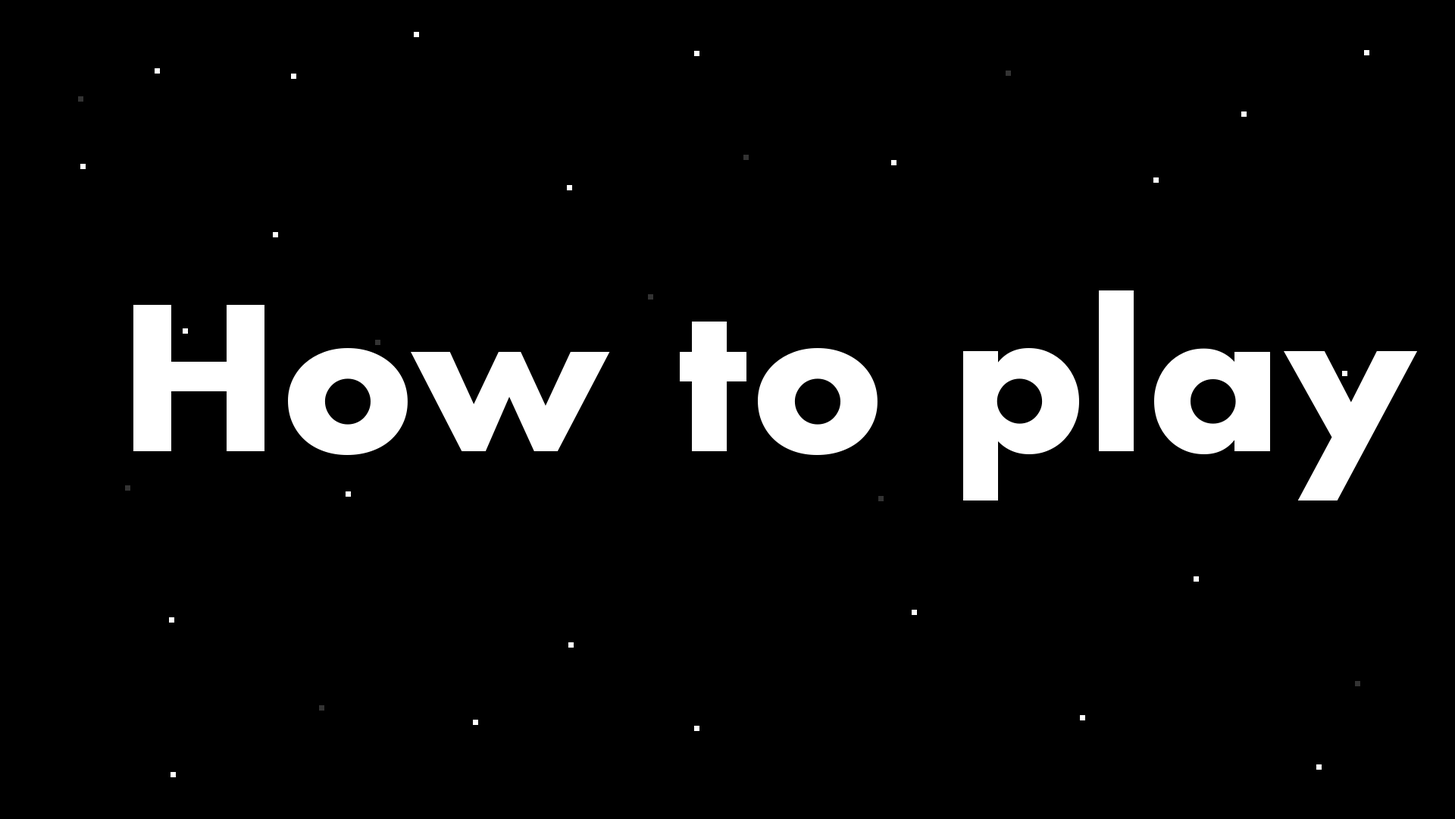
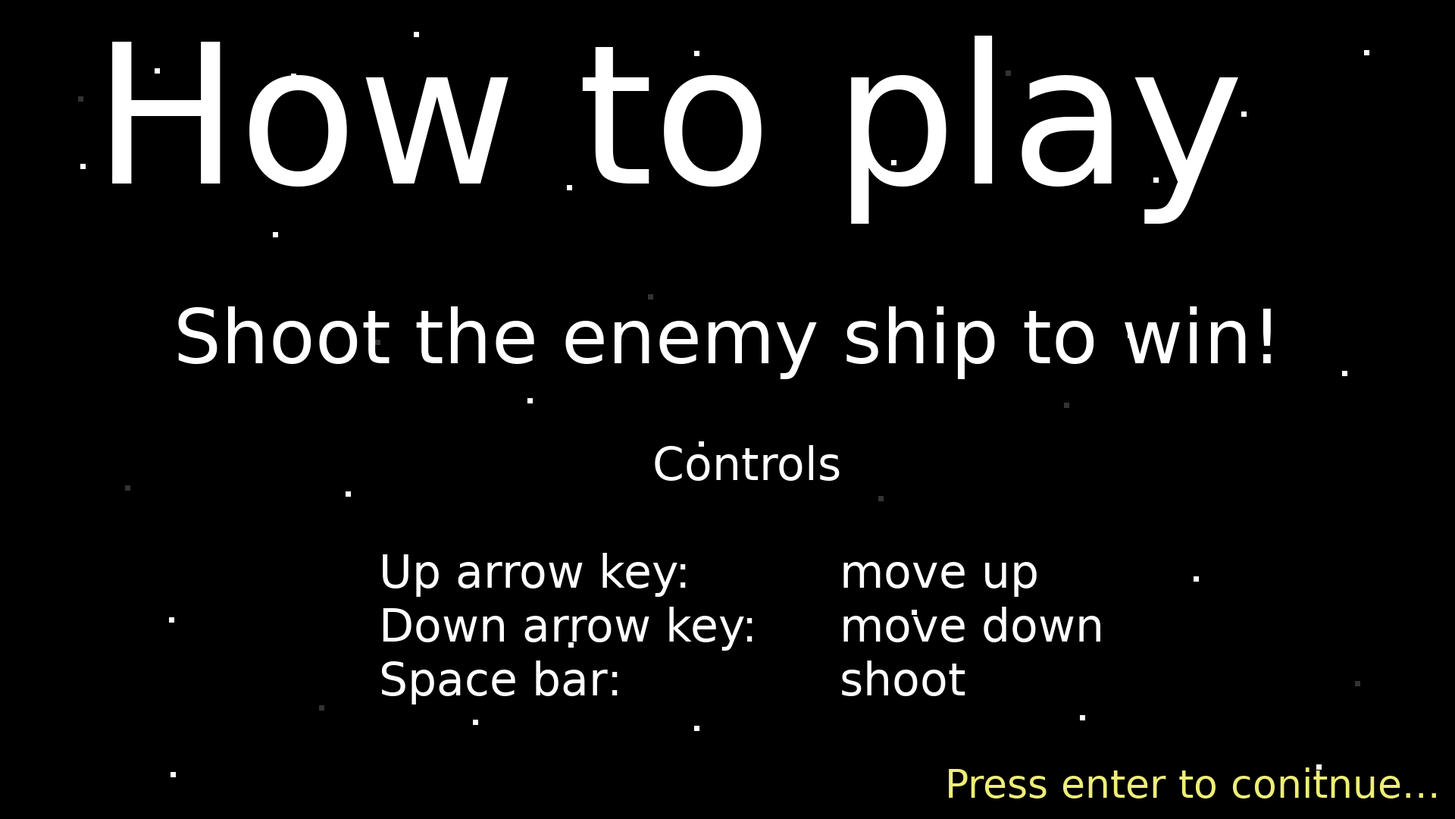
The second 1455×819 image is a revision of the first. Changes to its layers:
added layer "Press enter to conitnue..." above "Shoot the enemy ship to win!" over <box>948,767,1437,799</box>
added layer "Shoot the enemy ship to win!" above "Controls ..." over <box>178,306,1272,379</box>
added layer "Controls ..." above "How to play" over <box>381,444,1101,705</box>
painted on "How to play" over <box>112,35,1419,501</box>
